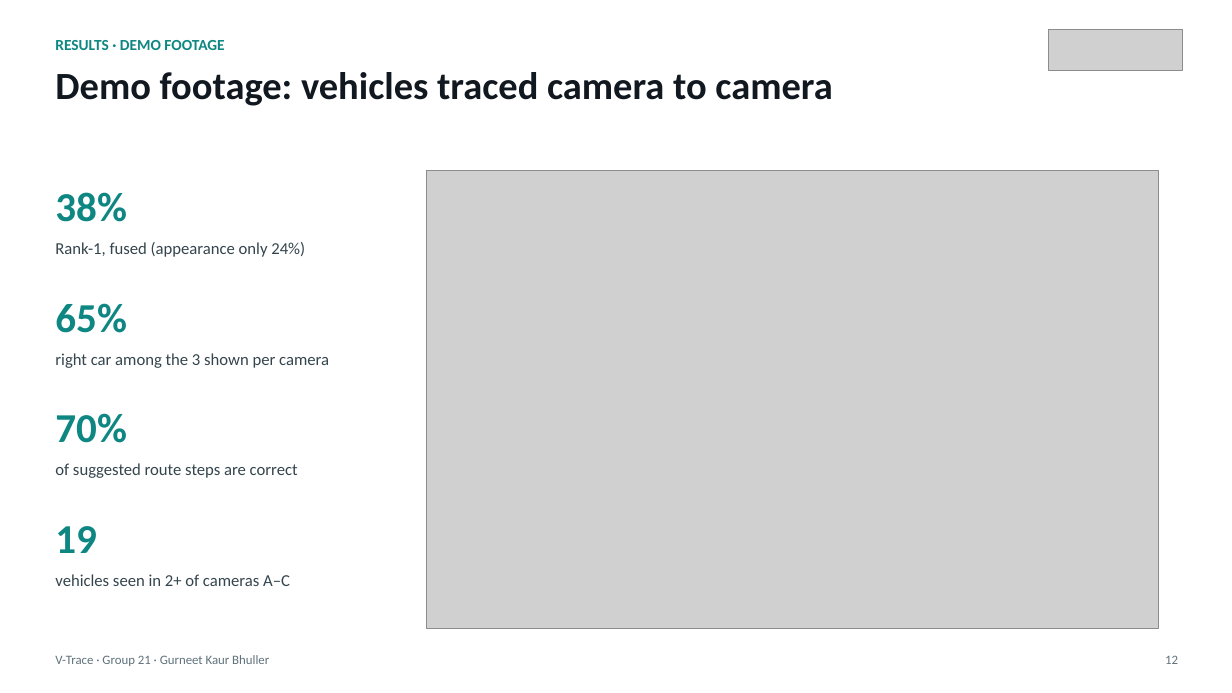
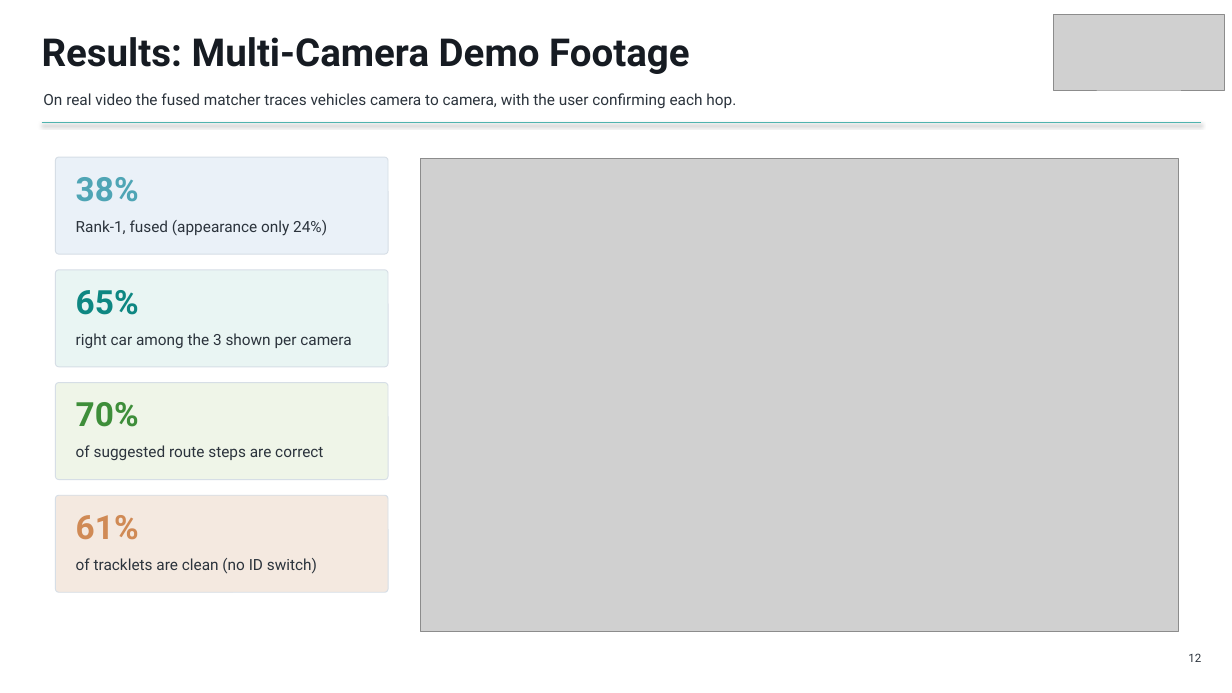
Before and after one commit to GurneetKB/V-Trace, a slide deck: slide 12 of deliverables/V-Trace_Final_Presentation.pptx. Drawn at 1232x693 pixels with LibreOffice and Linux fonts; fonts in the diff are those of the drawing; grey boxes stand for pictures. Boxes give left, top, right and bottom in pixels: in the first picture for what was removed or moved away, otherwise in the second. Text is boxed around its words. In the diff, an @@ line names an element or a change of style, - is before the commit and + after.

```diff
--- a/deliverables/V-Trace_Final_Presentation.pptx
+++ b/deliverables/V-Trace_Final_Presentation.pptx
@@ picture added at box(1054, 15, 1225, 90) @@
@@ text at box(42, 37, 690, 74): text changed; size 12 to 30 pt; font Calibri to Roboto; text colour #0E8782 to #161B22 @@
-RESULTS · DEMO FOOTAGE
+Results: Multi-Camera Demo Footage
@@ picture removed at box(1049, 30, 1183, 70) @@
@@ text at box(43, 93, 736, 108): text changed; size 30 to 12 pt; font Calibri to Roboto; text colour #111820 to #2B333C; bold off @@
-Demo footage: vehicles traced camera to camera
+On real video the fused matcher traces vehicles camera to camera, with the user confirming each hop.
@@ line added from (42, 123) to (1202, 123), #4FB3AE 0.75 pt @@
@@ rounded rectangle added at box(55, 157, 388, 254), fill #EAF1F8, outline #D6DEE6 0.75 pt @@
@@ text "38%": place and size @@
-text "38%" at box(55, 192, 127, 222)
+text "38%" at box(76, 177, 139, 202)
@@ text "38%" at box(76, 177, 139, 202): size 32 to 26 pt, font Calibri to Roboto, text colour #0E8782 to #4FA5B5 @@
@@ picture: place and size @@
-picture at box(427, 171, 1159, 628)
+picture at box(421, 158, 1178, 631)
@@ size 13 to 12 pt, font Calibri to Roboto, text colour #34454D to #2B333C in 3 elements at box(76, 445, 323, 460), box(76, 333, 351, 348), box(76, 220, 327, 236) @@
@@ text "Rank-1, fused (appearance only 24%)": place and size @@
-text "Rank-1, fused (appearance only 24%)" at box(55, 242, 305, 257)
+text "Rank-1, fused (appearance only 24%)" at box(76, 220, 327, 236)
@@ rounded rectangle added at box(55, 270, 388, 367), fill #E9F5F3, outline #D6DEE6 0.75 pt @@
@@ text "65%": place and size @@
-text "65%" at box(55, 303, 127, 333)
+text "65%" at box(76, 290, 139, 315)
@@ text "65%" at box(76, 290, 139, 315): size 32 to 26 pt, font Calibri to Roboto @@
@@ text "right car among the 3 ...": place and size @@
-text "right car among the 3 ..." at box(55, 353, 329, 368)
+text "right car among the 3 ..." at box(76, 333, 351, 348)
@@ rounded rectangle added at box(55, 383, 388, 480), fill #EFF5E8, outline #D6DEE6 0.75 pt @@
@@ text "70%": place and size @@
-text "70%" at box(55, 413, 127, 443)
+text "70%" at box(76, 402, 139, 427)
@@ text "70%" at box(76, 402, 139, 427): size 32 to 26 pt, font Calibri to Roboto, text colour #0E8782 to #3E8E3A @@
@@ text "of suggested route steps are ...": place and size @@
-text "of suggested route steps are ..." at box(55, 463, 298, 478)
+text "of suggested route steps are ..." at box(76, 445, 323, 460)
@@ rounded rectangle added at box(55, 495, 388, 592), fill #F4E9E0, outline #D6DEE6 0.75 pt @@
@@ text removed at box(55, 526, 97, 553) @@
-19
@@ text added at box(76, 515, 139, 540), 26 pt, text #D08A55, bold @@
+61%
@@ text added at box(76, 558, 317, 574), 12 pt, text #2B333C @@
+of tracklets are clean (no ID switch)
@@ text removed at box(55, 574, 290, 586) @@
-vehicles seen in 2+ of cameras A–C
@@ text removed at box(55, 655, 269, 666) @@
-V-Trace · Group 21 · Gurneet Kaur Bhuller
@@ text "12": place and size @@
-text "12" at box(1165, 655, 1178, 664)
+text "12" at box(1188, 653, 1201, 662)
@@ text "12" at box(1188, 653, 1201, 662): size 10 to 9 pt, font Calibri to Roboto, text colour #60727C to #2B333C @@
```
Also in this commit, not shown: 12 other slides changed, 4 slides added, 4 slides removed, 30 other files.
